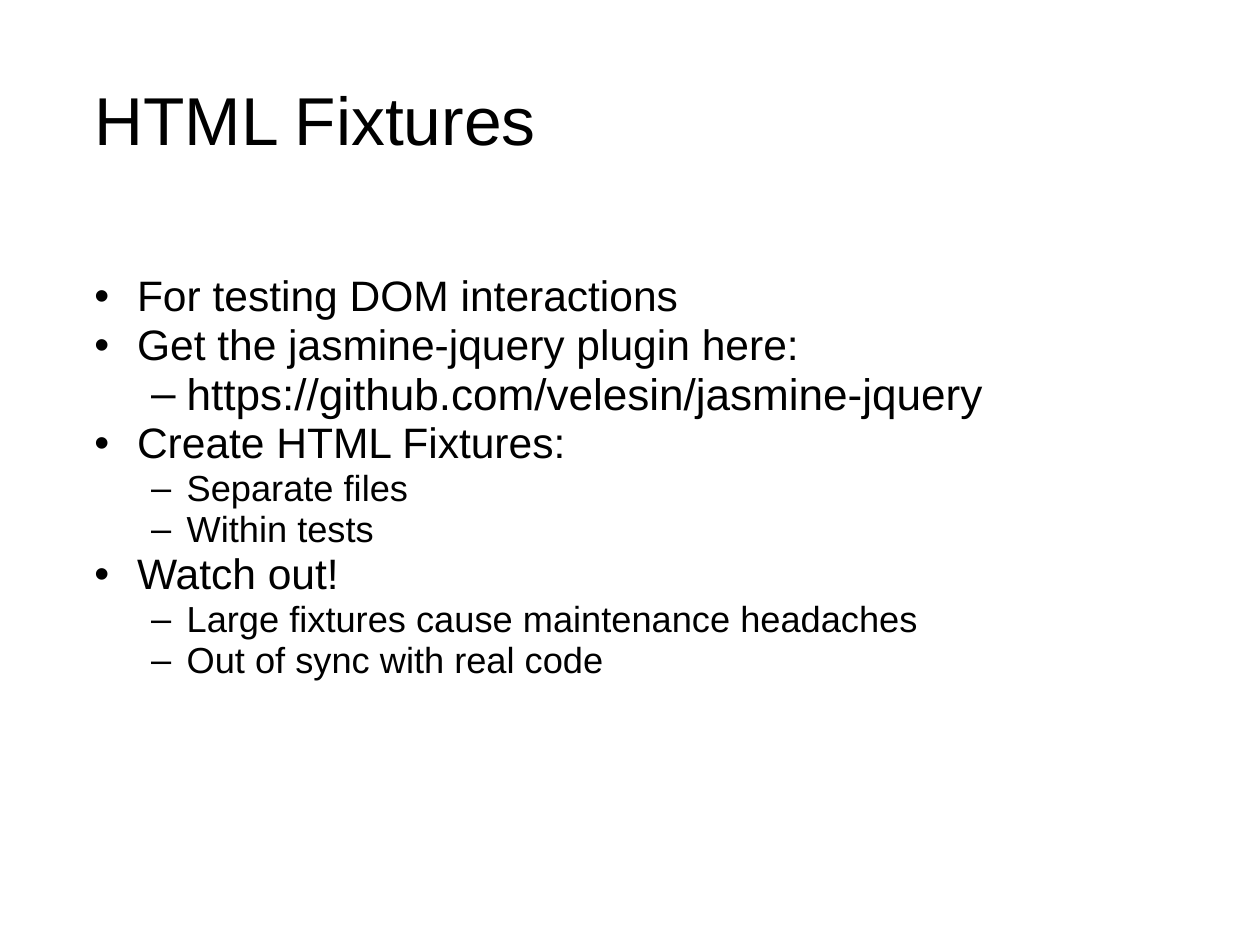
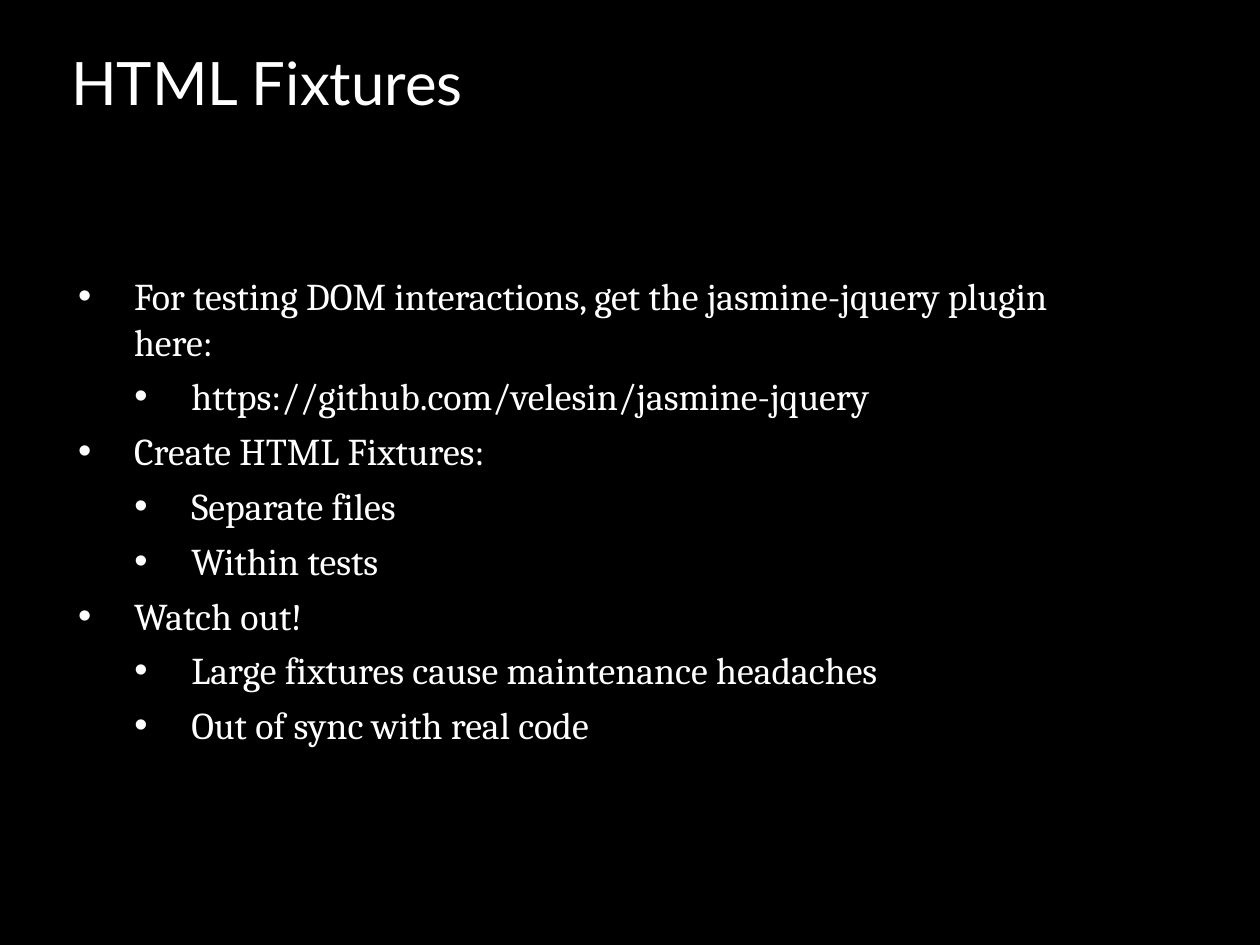
Before and after one commit to jomontanari/JasmineBowlingGame, a slide deck: slide 16 of TestingJavaScript_with_Jasmine.ppt. Drawn at 1260x945 pixels with LibreOffice and Linux fonts; fonts in the diff are those of the drawing; background and template pictures are left out. Boxes give left, top, right and bottom in pixels: in the first picture for what was removed or moved away, otherwise in the second. Text is boxed around its words. In the diff, an @@ line names an element or a change of style, - is before the commit and + after.

```diff
--- a/TestingJavaScript_with_Jasmine.ppt
+++ b/TestingJavaScript_with_Jasmine.ppt
@@ background #FFFFFF to #000000 @@
@@ title "HTML Fixtures": place and size @@
-title "HTML Fixtures" at [94, 96, 536, 146]
+title "HTML Fixtures" at [71, 61, 463, 106]
@@ title "HTML Fixtures" at [71, 61, 463, 106]: size 43 to 38 pt, font Arial to Lato, text colour #000000 to #FFFFFF @@
@@ text at [134, 283, 1047, 357]: text changed; size 27 to 24 pt; font Arial to Cambria; text colour #000000 to #FFFFFF @@
-• For testing DOM interactions
-• Get the jasmine-jquery plugin here:
+• For testing DOM interactions, get the jasmine-jquery plugin here:
@@ text at [134, 383, 877, 748]: size 28 to 24 pt in "https://github.com/velesin/jasmine-jquery"; font Arial to Cambria, text colour #000000 to #FFFFFF in "https://github.com/velesin/jasmine-jquery", "Create HTML Fixtures:", "Separate files", "Within tests" and 3 more places; size 27 to 24 pt in "Create HTML Fixtures:", "Watch out!"; size 23 to 24 pt in "Separate files", "Within tests", "Large fixtures cause maintenance headaches", "Out of sync with real code"; bullet – to •; line spacing 0.95 to 1; more space between paragraphs; bullet colour #000000 to #FFFFFF; indent changed @@
```
Also in this commit, not shown: 14 other slides changed, 3 slides added, 3 slides removed.
